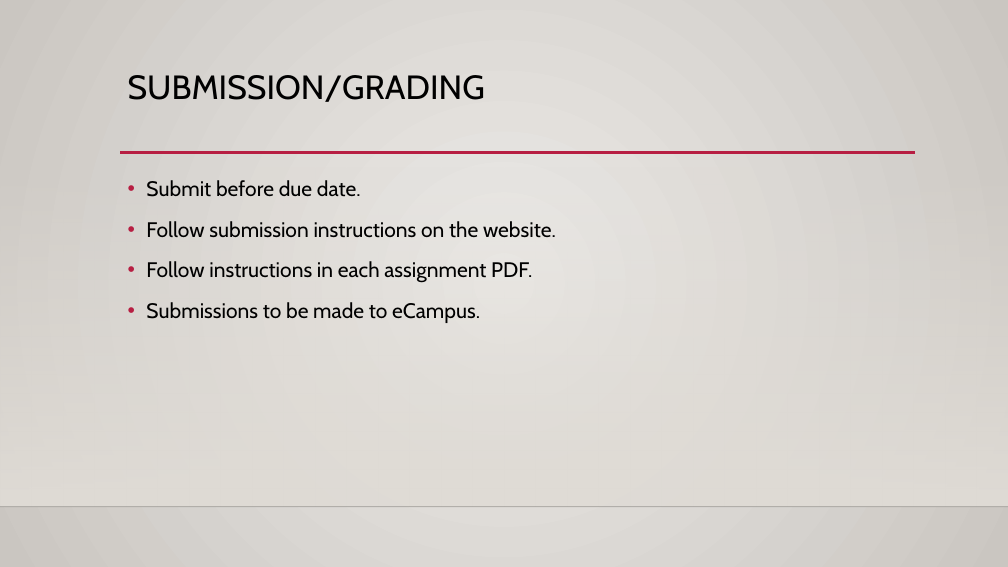
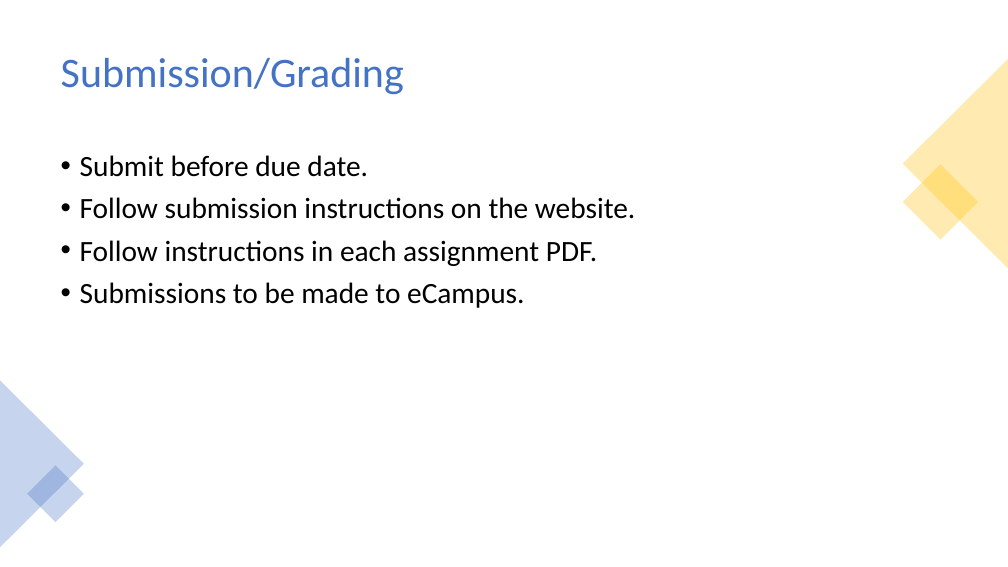
Before and after one commit to PRATHIKSHA1995/PRATHIKSHA1995.github.io, a slide deck: slide 4 of CSCE206/src/Lab Introduction.pptx. Drawn at 1008x567 pixels with LibreOffice and Linux fonts; fonts in the diff are those of the drawing; background and template pictures are left out. Boxes give left, top, right and bottom in pixels: in the first picture for what was removed or moved away, otherwise in the second. Text is boxed around its words. In the diff, an @@ line names an element or a change of style, - is before the commit and + after.

```diff
--- a/CSCE206/src/Lab Introduction.pptx
+++ b/CSCE206/src/Lab Introduction.pptx
@@ background gradient #ECEAE7 to #CAC7C1 to #FFFFFF @@
@@ title "Submission/Grading" at box(61, 58, 404, 94): vertical alignment top to middle @@
@@ title at box(61, 58, 404, 94): text changed; size 32 to 40 pt; font Cabin to Calibri; text colour #000000 to #4472C4 @@
-SUBMISSION/GRADING
+Submission/Grading
@@ triangle added at box(903, 59, 1008, 268), fill #FFC000 at 30% opacity @@
@@ text "Submit before due date.": place and size @@
-text "Submit before due date." at box(146, 180, 556, 323)
+text "Submit before due date." at box(80, 155, 635, 308)
@@ text "Submit before due date." at box(80, 155, 635, 308): size 20 to 28 pt, font Cabin to Calibri; line spacing 1.2 to 0.9 @@
@@ rectangle removed at box(0, 167, 1008, 507) @@
@@ line removed from (120, 153) to (915, 153) @@
@@ rectangle added at box(903, 164, 979, 240), fill #FFC000 at 30% opacity @@
@@ triangle added at box(0, 380, 84, 547), fill #4472C4 at 30% opacity @@
@@ rectangle added at box(27, 465, 84, 522), fill #4472C4 at 30% opacity @@
@@ line removed from (0, 507) to (1008, 507) @@
```
Also in this commit, not shown: 7 other slides changed, 1 slide added, 1 other file.
